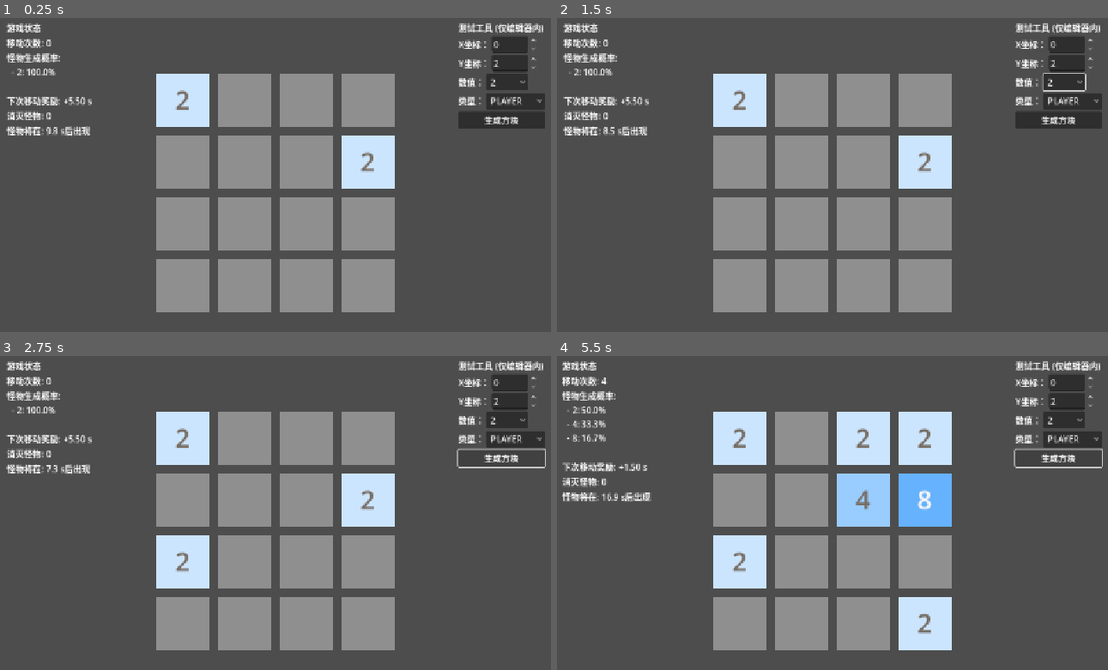
Above: before the commit, frames 1-4 (two rows, left to right).
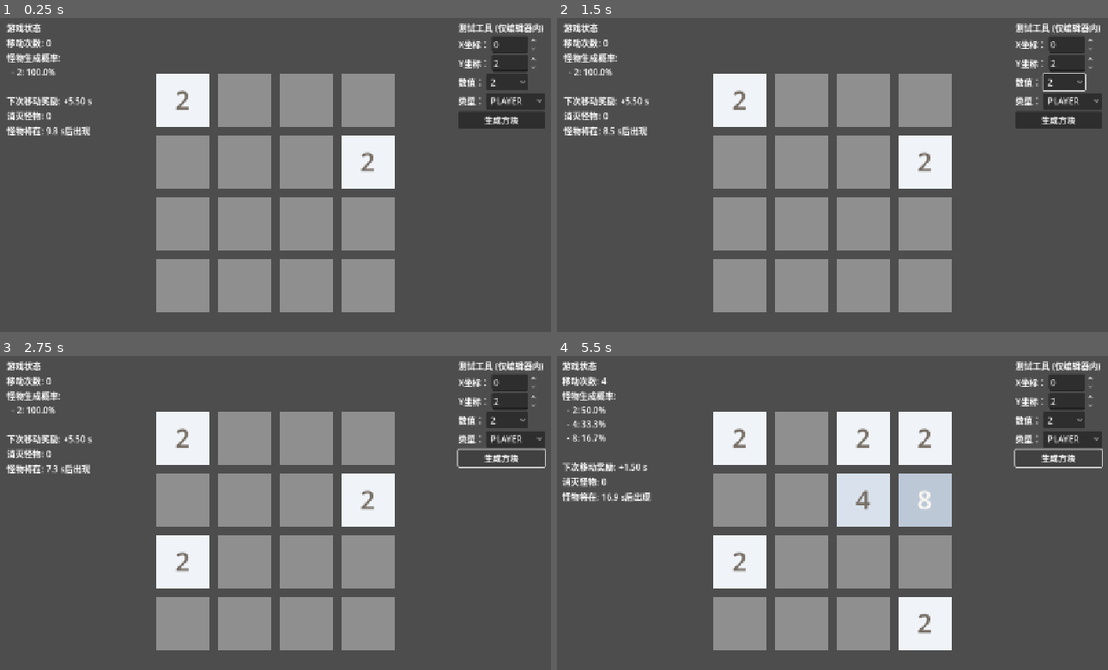
Above: after the commit, the same moments.

Repository: C76GN/2048-all-in-one
Game: Godot game, scene res://scenes/main.tscn
Same seed, same stepped clock (60 frames per second), same inputs: the game is played once before the commit and once after it.
Inputs:
- Up to frame 1 (0.25 s): no input
- Up to frame 2 (1.5 s): click "2" at 0.5 s; click "PLAYER" at 1.25 s
- Up to frame 3 (2.75 s): click "生成方块" at 2 s
- Up to frame 4 (5.5 s): tap Enter at 2.75, 4.25 s; hold D (move_right) 2.78-3.53 s; tap Space at 3.5, 5 s; hold S (move_down) 3.53-4.28 s; hold D (move_right) 4.28-5.03 s; hold W (move_up) from 5.03 s (still down)

The runs differ from the first frame. In frame 1, 3.1% of the frame differs, in the area x 28-72%, y 17-55%; in frame 2, 3.1%; in frame 3, 4.7%; in frame 4, 11%, in the area x 28-72%, y 17-94%.

Commit message:
Remove win condition and update tile visuals
Removed the game win condition and related signal handling, so only game over is triggered when no moves are possible. Updated tile color maps to support higher values, improved color fallback logic, and added dynamic font sizing for better text fit in tile.gd.

Diff:
--- a/scripts/game_board.gd
+++ b/scripts/game_board.gd
@@ -340,17 +340,9 @@
 	var center_pos = top_left_pos + Vector2(CELL_SIZE / 2.0, CELL_SIZE / 2.0)
 	return center_pos
 
-## 检查游戏是否结束（胜利或失败）。
+## 检查游戏是否结束
 func _check_game_over() -> void:
-	# 检查胜利条件：是否存在一个数值达到4096的玩家方块。
-	for x in range(GRID_SIZE):
-		for y in range(GRID_SIZE):
-			var tile = grid[x][y]
-			if tile != null and tile.type == tile.TileType.PLAYER and tile.value >= 4096:
-				game_won.emit()
-				return
-
-	# 如果棋盘已满，则检查失败条件。
+	# 如果棋盘已满，检查失败条件。
 	if _get_empty_cells().is_empty():
 		# 遍历棋盘，检查是否存在任何可能的移动（相邻方块可合并或战斗）。
 		for x in range(GRID_SIZE):
@@ -366,6 +358,5 @@
 					var down_tile = grid[x][y+1]
 					if down_tile != null and (current_tile.type != down_tile.type or current_tile.value == down_tile.value):
 						return
-
 		# 如果遍历完所有方块都没有找到可移动的组合，则游戏失败。
 		game_lost.emit()
--- a/scripts/main.gd
+++ b/scripts/main.gd
@@ -45,7 +45,6 @@
 func _ready() -> void:
 	# 建立与 GameBoard 信号的连接
 	game_board.move_made.connect(_on_game_board_move_made)
-	game_board.game_won.connect(_on_game_won)
 	game_board.game_lost.connect(_on_game_lost)
 	game_board.monster_killed.connect(_on_monster_killed)
 
@@ -173,12 +172,6 @@
 	# 移动成功后，刷新整个UI面板
 	_update_stats_display()
 
-## 当 GameBoard 发出 `game_won` 信号时被调用。
-func _on_game_won() -> void:
-	monster_timer_label.text = "你赢了!"
-	# 暂停整个游戏的场景树。
-	get_tree().paused = true
-
 ## 当 GameBoard 发出 `game_lost` 信号时被调用。
 func _on_game_lost() -> void:
 	monster_timer_label.text = "游戏结束!"
--- a/scripts/tile.gd
+++ b/scripts/tile.gd
@@ -15,17 +15,24 @@
 
 # 字典：存储玩家方块不同数值对应的背景颜色。
 const PLAYER_COLOR_MAP = {
-	2: Color("cce5ff"), 4: Color("99ccff"), 8: Color("66b2ff"), 16: Color("3399ff"),
-	32: Color("007fff"), 64: Color("0066cc"), 128: Color("0052a3"), 256: Color("003d7a"),
-	512: Color("002952"), 1024: Color("001429"), 2048: Color("000a14"), 4096: Color("00050a")
+	2: Color("f0f4f8"), 4: Color("d9e2ec"), 8: Color("bcc8d6"), 16: Color("9fb0c4"),
+	32: Color("8298b0"), 64: Color("66809b"), 128: Color("4d6a87"), 256: Color("335372"),
+	512: Color("193d5c"), 1024: Color("002747"), 2048: Color("002747"), 4096: Color("002747"),
+	8192: Color("002747"), 16384: Color("002747"), 32768: Color("002747"), 65536: Color("002747")
 }
 
 # 字典：存储怪物方块不同数值对应的背景颜色。
 const MONSTER_COLOR_MAP = {
-	2: Color("f9baba"), 4: Color("f79494"), 8: Color("f26b6b"), 16: Color("ef4e4e"),
-	32: Color("e83a3a"), 64: Color("d92b2b"), 128: Color("c91d1d"), 256: Color("b51313"),
-	512: Color("a30a0a"), 1024: Color("8f0303"), 2048: Color("7d0000"), 4096: Color("680000")
+	2: Color("f9e0e0"), 4: Color("f2baba"), 8: Color("eb9494"), 16: Color("e36d6d"),
+	32: Color("db4646"), 64: Color("d22020"), 128: Color("c21313"), 256: Color("b00a0a"),
+	512: Color("9e0505"), 1024: Color("8c0202"), 2048: Color("7d0000"), 4096: Color("7d0000"),
+	8192: Color("7d0000"), 16384: Color("7d0000"), 32768: Color("7d0000"), 65536: Color("7d0000")
 }
+
+# 定义方块内容的内边距（padding），即文本距离背景边缘的距离。
+const HORIZONTAL_PADDING: float = 10.0
+# 定义一个基础的、理想的字体大小作为计算起点。
+const BASE_FONT_SIZE: int = 48
 
 # --- 节点引用 ---
 
@@ -65,12 +72,17 @@
 		current_color_map = MONSTER_COLOR_MAP
 
 	# 步骤 3: 设置背景颜色。
+	var color_key = value
+	# 如果数值超过了我们定义的最大值，就统一使用最大值的颜色。
+	if color_key > 65536:
+		color_key = 65536
+
 	# 如果当前数值在颜色映射表中存在，则使用预设颜色。
-	if current_color_map.has(value):
-		background.color = current_color_map[value]
-	# 否则，使用默认的黑色作为后备，以应对未定义的超大数值。
+	if current_color_map.has(color_key):
+		background.color = current_color_map[color_key]
+	# 否则，使用映射表中存在的最高数值的颜色作为后备。
 	else:
-		background.color = Color.BLACK
+		background.color = current_color_map[65536]
 
 	# 步骤 4: 优化文本颜色可读性。
 	# 对于数值较小的方块，使用深色字体。
@@ -80,6 +92,22 @@
 	else:
 		value_label.add_theme_color_override("font_color", Color("f9f6f2"))
 
+	# 步骤5：动态字体大小计算逻辑
+	# 始终以 BASE_FONT_SIZE 作为计算的起点
+	var new_font_size = BASE_FONT_SIZE
+	var available_width = background.size.x - (HORIZONTAL_PADDING * 2)
+
+	var font = value_label.get_theme_font("font")
+	# 使用基础字号来测量文本宽度
+	var text_width = font.get_string_size(value_label.text, HORIZONTAL_ALIGNMENT_CENTER, -1, BASE_FONT_SIZE).x
+
+	# 如果基于基础字号的文本宽度超出了可用空间，则按比例缩小字体
+	if text_width > available_width:
+		var scale_factor = available_width / text_width
+		new_font_size = floor(BASE_FONT_SIZE * scale_factor)
+
+	# 无论如何，总是在最后应用最终计算出的字体大小。
+	value_label.add_theme_font_size_override("font_size", new_font_size)
 
 # -------------------- 动画函数 --------------------
 
